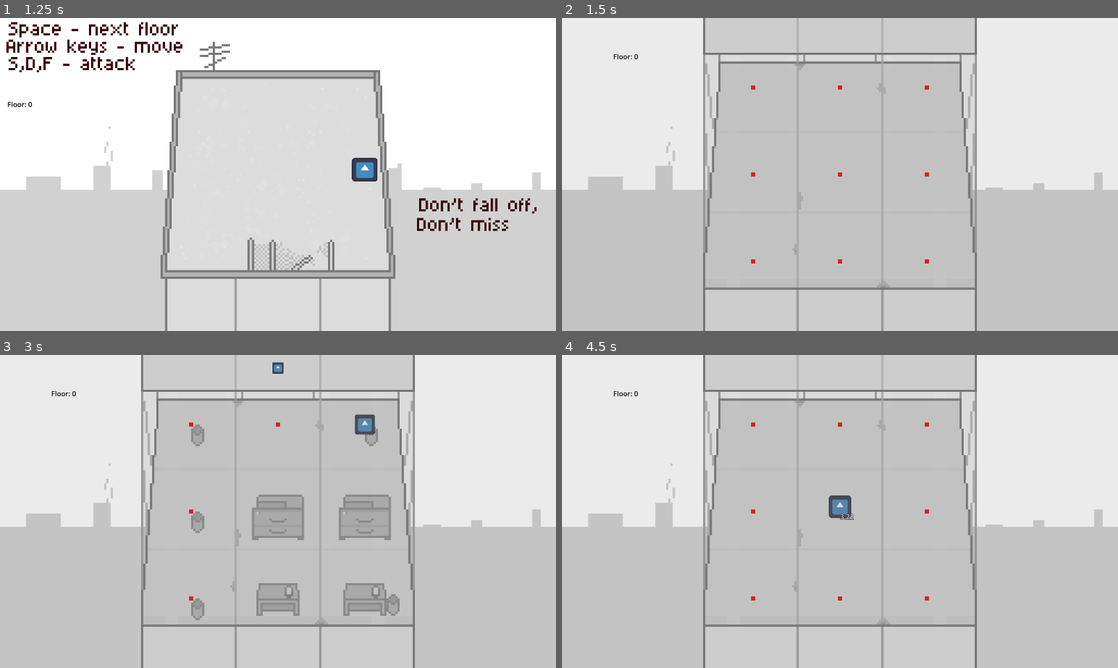
Above: before the commit, frames 1-4 (two rows, left to right).
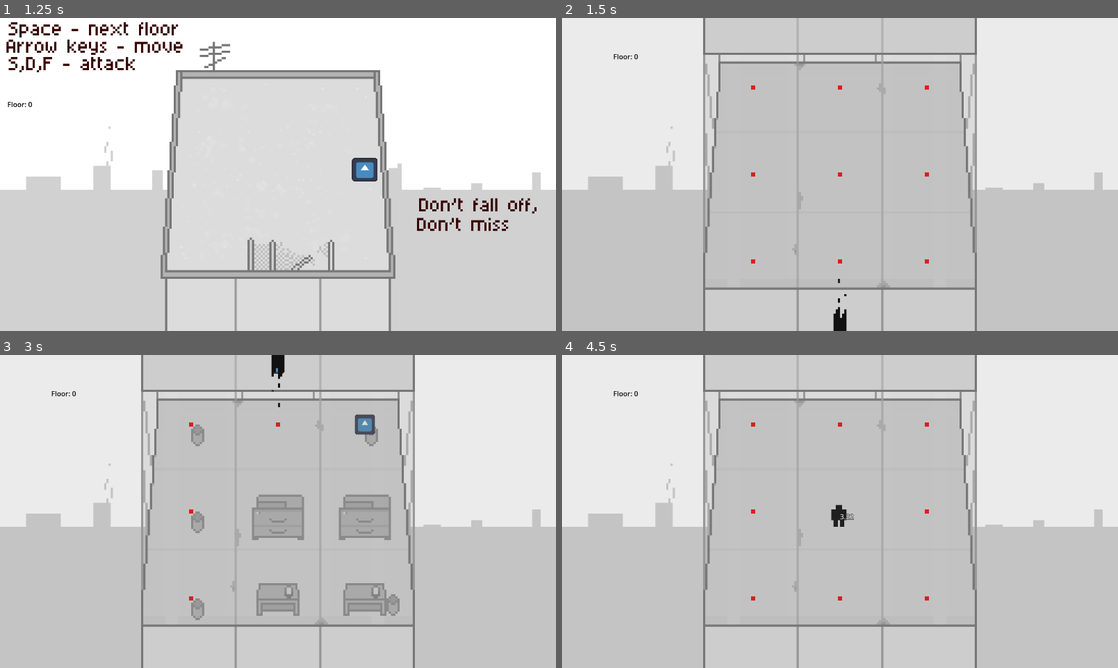
Above: after the commit, the same moments.

Repository: IsvyRed/Hatch
Game: Godot game, scene res://Gameplay Elements/rooftop.tscn
Two runs of this game, one before a commit and one after it. Both use one fixed random seed, a clock stepped at 60 frames per second and the inputs below. The engine's default icon, where the game draws it, is replaced by a stand-in: a white triangle on a blue panel in a dark square.
Inputs:
- Up to frame 1 (1.25 s): tap Enter at 0.5 s; hold Right (Right) from 0.53 s (still down); tap S (Attack) at 0.6 s
- Up to frame 2 (1.5 s): tap Space (Next Floor) at 1.25 s; release Right (Right) at 1.28 s; hold Down (Down) from 1.28 s (still down); tap D (Attack1) at 1.35 s
- Up to frame 3 (3 s): tap Enter at 2 s; release Down (Down) at 2.03 s; hold Right (Right) 2.03-2.78 s; tap F (Attack2) at 2.1 s; tap Space (Next Floor) at 2.75, 2.85 s; hold Up (Up) from 2.78 s (still down)
- Up to frame 4 (4.5 s): tap Enter at 3.5 s; release Up (Up) at 3.53 s; hold Left (Left) from 3.53 s (still down); tap S (Attack) at 3.6 s; tap Space (Next Floor) at 4.25 s; tap D (Attack1) at 4.35 s

Frame 1 is identical in both runs. In frame 2, 0.2% of the frame differs, in the area x 48-52%, y 83-100%; in frame 3, 0.2%; in frame 4, 0.3%, in the area x 48-52%, y 44-55%.

Commit message:
Player animations Pt1
Added idle animation and horizontal swing animation, as well the first iteration of an animation handler with spaces ready for up and down swing animations

Diff:
--- a/Gameplay Elements/Enemies/multi_hit_enemy.tscn
+++ b/Gameplay Elements/Enemies/multi_hit_enemy.tscn
@@ -24,10 +24,4 @@
 scale = Vector2(0.3, 0.3)
 texture = ExtResource("2_cxtqi")
 
-[node name="DebugHP" type="Label" parent="."]
-offset_left = -20.0
-offset_top = 20.0
-offset_right = 20.0
-offset_bottom = 43.0
-
 [connection signal="area_entered" from="." to="." method="_on_area_entered"]
--- a/Gameplay Elements/Enemies/test_marker.tscn
+++ b/Gameplay Elements/Enemies/test_marker.tscn
@@ -4,8 +4,6 @@
 [ext_resource type="Texture2D" uid="uid://cqdjjbsy4aaka" path="res://Sprites/icon.svg" id="2_elt1y"]
 
 [node name="TestMarker" type="PathFollow2D"]
-position = Vector2(30, 30)
-rotation = -0.24497867
 rotates = false
 script = ExtResource("1_wesqo")
 
--- a/Gameplay Elements/after_image.tscn
+++ b/Gameplay Elements/after_image.tscn
@@ -19,7 +19,7 @@
 }],
 "loop": false,
 "name": &"default",
-"speed": 24.0
+"speed": 20.0
 }]
 
 [node name="Marker2D" type="Marker2D"]
--- /dev/null
+++ b/Gameplay Elements/animation_handler.gd
@@ -0,0 +1,23 @@
+extends Marker2D
+
+@onready var curState = $Idle
+@onready var states = {Vector2(0,-200): $Idle, Vector2(0,200): $Idle, Vector2(-200,0): $SwingH,Vector2(200,0): $SwingH,}
+
+func _ready():
+	$Idle.play()
+
+func play(direction):
+	curState.flip_h = false
+	curState.visible = false
+	curState = states[direction]
+	curState.visible = true
+	curState.play()
+	if direction == Vector2(-200,0):
+		curState.flip_h = true
+
+
+func _on_animation_finished():
+	curState.flip_h = false
+	curState.visible = false
+	$Idle.visible = true
+	$Idle.play()
--- a/Gameplay Elements/player.tscn
+++ b/Gameplay Elements/player.tscn
@@ -1,7 +1,47 @@
-[gd_scene load_steps=5 format=3 uid="uid://bwiw68oyuvcma"]
+[gd_scene load_steps=13 format=3 uid="uid://bwiw68oyuvcma"]
 
 [ext_resource type="Script" uid="uid://bereavdtwvx5n" path="res://Scripts/player.gd" id="1_oihdw"]
-[ext_resource type="Texture2D" uid="uid://cqdjjbsy4aaka" path="res://Sprites/icon.svg" id="2_v2t65"]
+[ext_resource type="Texture2D" uid="uid://bytmt4vf1nuh7" path="res://Sprites/Player/PlayerIdle1.png" id="2_3dn4l"]
+[ext_resource type="Script" uid="uid://dfh1dic4buxmf" path="res://Gameplay Elements/animation_handler.gd" id="2_qd1yo"]
+[ext_resource type="Texture2D" uid="uid://dlh1kt37f8p4q" path="res://Sprites/Player/PlayerIdle2.png" id="3_qd1yo"]
+[ext_resource type="Texture2D" uid="uid://pudq0t6y8sir" path="res://Sprites/Player/PlayerSwingH1.png" id="5_suena"]
+[ext_resource type="Texture2D" uid="uid://bukg1q5nihg36" path="res://Sprites/Player/PlayerSwingH2.png" id="6_35a03"]
+[ext_resource type="Texture2D" uid="uid://bqxk4kpwukj4q" path="res://Sprites/Player/PlayerSwingH3.png" id="7_2swth"]
+[ext_resource type="Texture2D" uid="uid://bjs6dx5kdihxg" path="res://Sprites/Player/PlayerSwingH4.png" id="8_54kuu"]
+
+[sub_resource type="SpriteFrames" id="SpriteFrames_dbv4j"]
+animations = [{
+"frames": [{
+"duration": 1.0,
+"texture": ExtResource("2_3dn4l")
+}, {
+"duration": 1.0,
+"texture": ExtResource("3_qd1yo")
+}],
+"loop": true,
+"name": &"default",
+"speed": 3.0
+}]
+
+[sub_resource type="SpriteFrames" id="SpriteFrames_1ytrv"]
+animations = [{
+"frames": [{
+"duration": 1.0,
+"texture": ExtResource("5_suena")
+}, {
+"duration": 1.0,
+"texture": ExtResource("6_35a03")
+}, {
+"duration": 1.0,
+"texture": ExtResource("7_2swth")
+}, {
+"duration": 1.0,
+"texture": ExtResource("8_54kuu")
+}],
+"loop": false,
+"name": &"default",
+"speed": 20.0
+}]
 
 [sub_resource type="RectangleShape2D" id="RectangleShape2D_xxies"]
 size = Vector2(20, 41)
@@ -17,14 +57,27 @@
 collision_mask = 2
 script = ExtResource("1_oihdw")
 
+[node name="AnimationHandler" type="Marker2D" parent="."]
+script = ExtResource("2_qd1yo")
+
+[node name="Idle" type="AnimatedSprite2D" parent="AnimationHandler"]
+scale = Vector2(5, 5)
+sprite_frames = SubResource("SpriteFrames_dbv4j")
+
+[node name="SwingH" type="AnimatedSprite2D" parent="AnimationHandler"]
+visible = false
+scale = Vector2(5, 5)
+sprite_frames = SubResource("SpriteFrames_1ytrv")
+
+[node name="SwingU" type="Sprite2D" parent="AnimationHandler"]
+visible = false
+
+[node name="SwingD" type="Sprite2D" parent="AnimationHandler"]
+visible = false
+
 [node name="CollisionShape2D" type="CollisionShape2D" parent="."]
 position = Vector2(0, -10.5)
 shape = SubResource("RectangleShape2D_xxies")
-
-[node name="Icon" type="Sprite2D" parent="."]
-position = Vector2(0, -11)
-scale = Vector2(0.4, 0.4)
-texture = ExtResource("2_v2t65")
 
 [node name="SlideTimer" type="Timer" parent="."]
 wait_time = 0.05
@@ -43,6 +96,7 @@
 wait_time = 0.3
 one_shot = true
 
+[connection signal="animation_finished" from="AnimationHandler/SwingH" to="AnimationHandler" method="_on_animation_finished"]
 [connection signal="timeout" from="SlideTimer" to="." method="_on_slide_timer_timeout"]
 [connection signal="timeout" from="GameOverTimer" to="." method="_on_game_over_timer_timeout"]
 [connection signal="timeout" from="ResetTimer" to="." method="_on_reset_timer_timeout"]
--- a/Scripts/multi_hit_enemy.gd
+++ b/Scripts/multi_hit_enemy.gd
@@ -26,7 +26,6 @@
 
 func upgrade():
 	hp += 1
-	$DebugHP.text = str(hp)
 	for child in $HealthOrbit.get_children():
 		child.queue_free()
 	@warning_ignore("integer_division")
--- a/Scripts/player.gd
+++ b/Scripts/player.gd
@@ -151,6 +151,8 @@
 
 func touchedEnemy():
 	enemyHit = true
+	#animation handler
+	$AnimationHandler.play(lastDirection)
 
 func _on_slide_timer_timeout():
 	if not enemyHit:
Not shown, added: Gameplay Elements/animation_handler.gd.uid
Binary file changed: Sprites/AfterImage.aseprite
Binary file added: Sprites/Player/PlayerIdle.aseprite
Binary file added: Sprites/Player/PlayerIdle1.png
Not shown, added: Sprites/Player/PlayerIdle1.png.import
Binary file added: Sprites/Player/PlayerIdle2.png
Not shown, added: Sprites/Player/PlayerIdle2.png.import
Binary file added: Sprites/Player/PlayerSwingH.aseprite
Binary file added: Sprites/Player/PlayerSwingH1.png
Not shown, added: Sprites/Player/PlayerSwingH1.png.import
Binary file added: Sprites/Player/PlayerSwingH2.png
Not shown, added: Sprites/Player/PlayerSwingH2.png.import
(and 4 more such lines)
